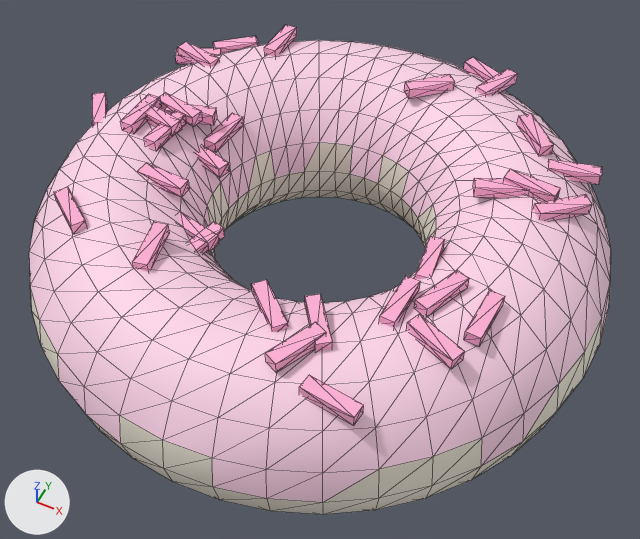
Two versions of the glTF model assets/meshes/BumperDonutFloat.glb, one commit apart.
One viewpoint serves both versions: a 50 mm lens placed at (2.47, -4.94, 6.59), pointed at (0.13, -0.25, 0.74). The axes (+X, +Y, +Z) are drawn at lower left. The lights are the same throughout. The picture after the commit comes second. Mesh edges are drawn as thin lines. Vertices at exactly the same position are counted once.

Objects in the first picture: 'Dough', 'Frosting', 'Sprinkles'.
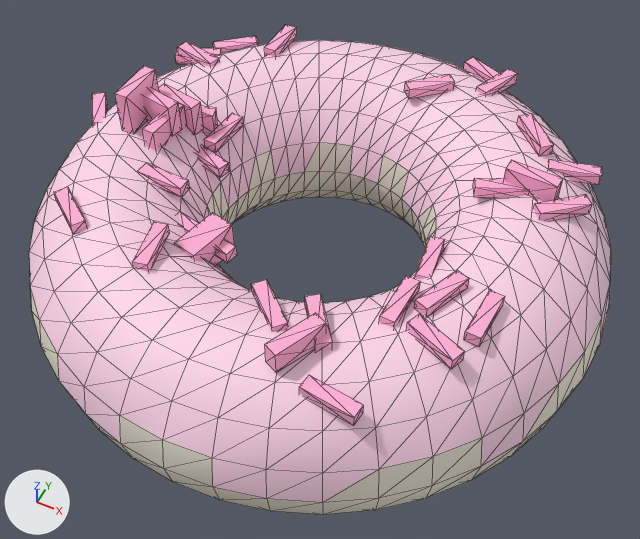
The change in detail:
me_sprinkles is used by ob_sprinkles; location (0.0, 0.0, 0.0).
Before the commit, vertices of me_sprinkles: 146 (0.7, -1.46, 1.69) at pixel (315, 321), 147 (0.81, -1.51, 1.69) at pixel (326, 332), 148 (0.51, -1.86, 1.69) at pixel (265, 353), 149 (0.62, -1.91, 1.69) at pixel (275, 364).
me_sprinkles had 340 vertices, 544 faces and spanned x -2.53..2.12, y -1.99..2.25, z 1.28..1.69.
me_sprinkles now has 340 vertices, 544 faces and spans x -2.53..2.12, y -1.99..2.25, z 1.18..1.99.
me_sprinkles part 1: the loose piece of 10 vertices spanning x 1.4..1.85, y 0.53..0.68, z 1.59..1.69 is scaled about its middle by (1, 1, 3).
me_sprinkles part 2: the loose piece of 10 vertices spanning x -1.74..-1.29, y 0.11..0.31, z 1.56..1.66 is scaled about its middle by (1, 1, 3).
me_sprinkles part 3: the loose piece of 10 vertices spanning x -1.55..-1.4, y -0.3..0.15, z 1.54..1.64 is scaled about its middle by (1, 1, 3).
me_sprinkles part 4: the 1 vertex in x -0.58, y -0.91, z 1.33 is moved by (0.1, -0.02, 0.0).
me_sprinkles part 5: the 1 vertex in x -0.63, y -1.13, z 1.38 is moved by (0.1, -0.02, 0.1).
me_sprinkles part 6: the 1 vertex in x -0.53, y -0.7, z 1.38 is moved by (0.1, -0.02, 0.1).
me_sprinkles part 7: all 4 vertices in x -0.56..-0.53, y -0.92..-0.8, z 1.28..1.38 are moved by (0.2, -0.04, 0.0).
me_sprinkles part 8: all 4 vertices in x -1.64..-1.19, y 0.12..0.36, z 1.53 are moved by (0.0, 0.0, -0.1).
me_sprinkles part 9: all 4 vertices in x -1.83..-1.37, y -0.1..0.11, z 1.68 are moved by (0.0, 0.0, 0.2).
me_sprinkles part 10: all 4 vertices in x -1.82..-1.7, y -0.24..0.2, z 1.69 are moved by (0.0, 0.0, 0.3).
Part 11, on me_sprinkles:
Vertices 146 to 149 of me_sprinkles move by (0.0, 0.0, 0.1).
Other edits to the shape of me_sprinkles do not show in these pictures.

Location of each change, (x1, y1, x2, y2) in pixels of the pictures (640 x 539 px; the box of a moved part takes in the faces that stretch with it):
part 1 of me_sprinkles, moved or reshaped: before (504, 169, 561, 202); after (504, 160, 563, 202)
part 2 of me_sprinkles, moved or reshaped: before (160, 93, 202, 127); after (158, 83, 203, 135)
part 3 of me_sprinkles, moved or reshaped: before (144, 111, 187, 151); after (142, 103, 187, 151)
part 4 of me_sprinkles, moved or reshaped: before (201, 237, 224, 254); after (210, 253, 222, 265)
part 5 of me_sprinkles, moved or reshaped (mostly hidden before): before (198, 247, 206, 253); after (174, 243, 215, 262)
part 6 of me_sprinkles, moved or reshaped: before (189, 221, 225, 251); after (174, 213, 234, 255)
part 7 of me_sprinkles, moved or reshaped: before (178, 211, 219, 252); after (178, 211, 237, 263)
part 8 of me_sprinkles, moved or reshaped: before (165, 109, 217, 125); after (201, 109, 218, 133)
part 9 of me_sprinkles, moved or reshaped: before (146, 106, 182, 136); after (142, 87, 182, 136)
part 10 of me_sprinkles, moved or reshaped: before (121, 94, 161, 134); after (115, 66, 159, 134)
part 11 of me_sprinkles, moved or reshaped: before (265, 322, 326, 373); after (265, 313, 326, 373)
